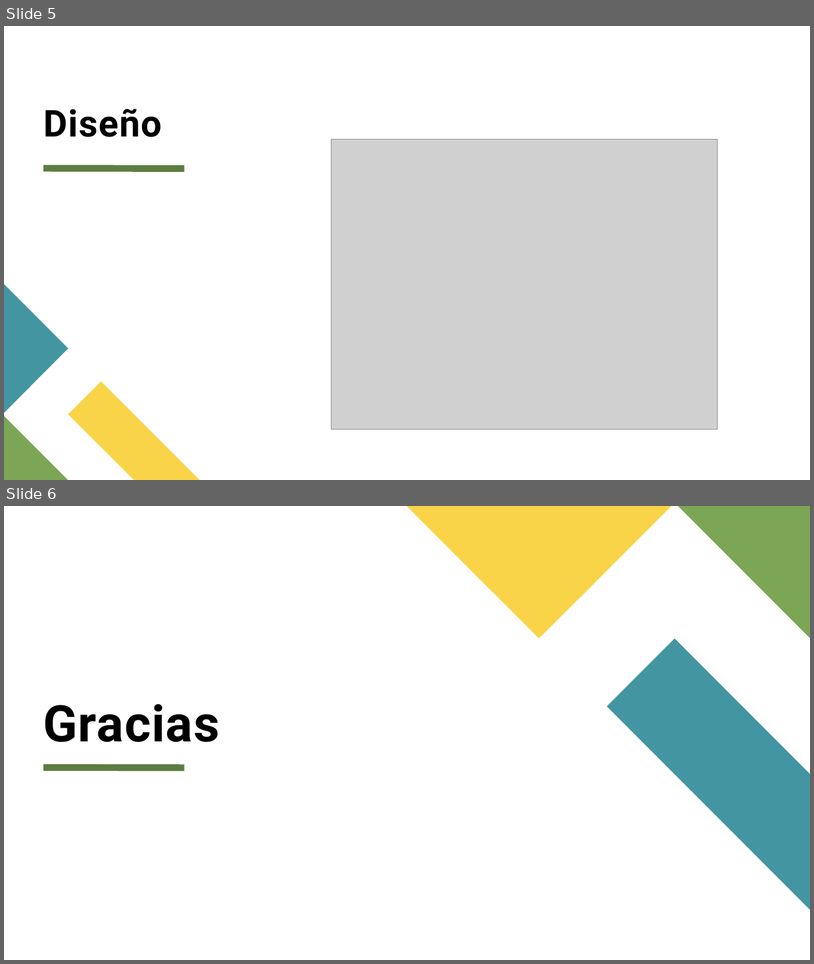
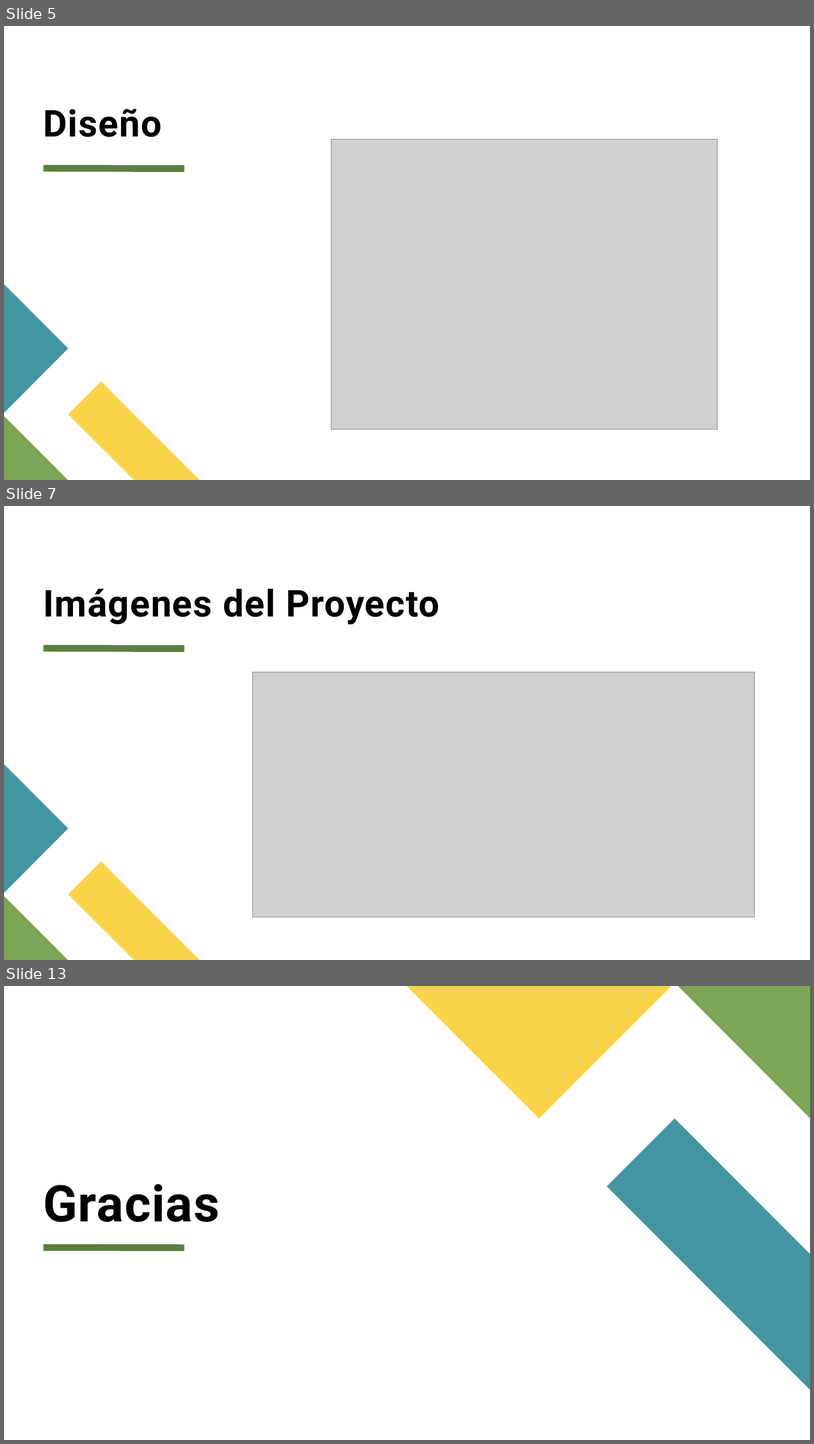
Before and after one commit to alexchristianqr/proyecto-final-raspberry-pi, a slide deck: RaspberryPI_Estacion_Web_Meteorologica.pptx. Shown one above the other, each under a label of ours: slides 5 and 6 before the commit, slides 5, 7 and 13 after it; the slides between them are not shown. The pictures are 814x964 and 814x1444 pixels, drawn with LibreOffice and Linux fonts; fonts in the diff are those of the drawing; grey boxes stand for pictures. Boxes give left, top, right and bottom in pixels: in the first picture for what was removed or moved away, otherwise in the second. Text is boxed around its words. In the diff, an @@ line names an element or a change of style, - is before the commit and + after.

```diff
--- a/RaspberryPI_Estacion_Web_Meteorologica.pptx
+++ b/RaspberryPI_Estacion_Web_Meteorologica.pptx
@@ slide 7 added at (4,506,810,960), background #FFFFFF; not listed: 1 template element that a slide beside it also shows @@
@@ title added at (44,588,440,624), 44 pt, text #000000, bold @@
+Imágenes del Proyecto
@@ picture added at (252,672,755,917) @@
@@ freeform shape added at (4,765,68,892), fill #4495A2 @@
@@ freeform shape added at (68,861,200,960), fill #F9D448 @@
@@ freeform shape added at (4,895,68,960), fill #7CA655 @@
@@ what was slide 6 is now slide 13 @@
```
Also in this commit, not shown: 6 other slides added.
